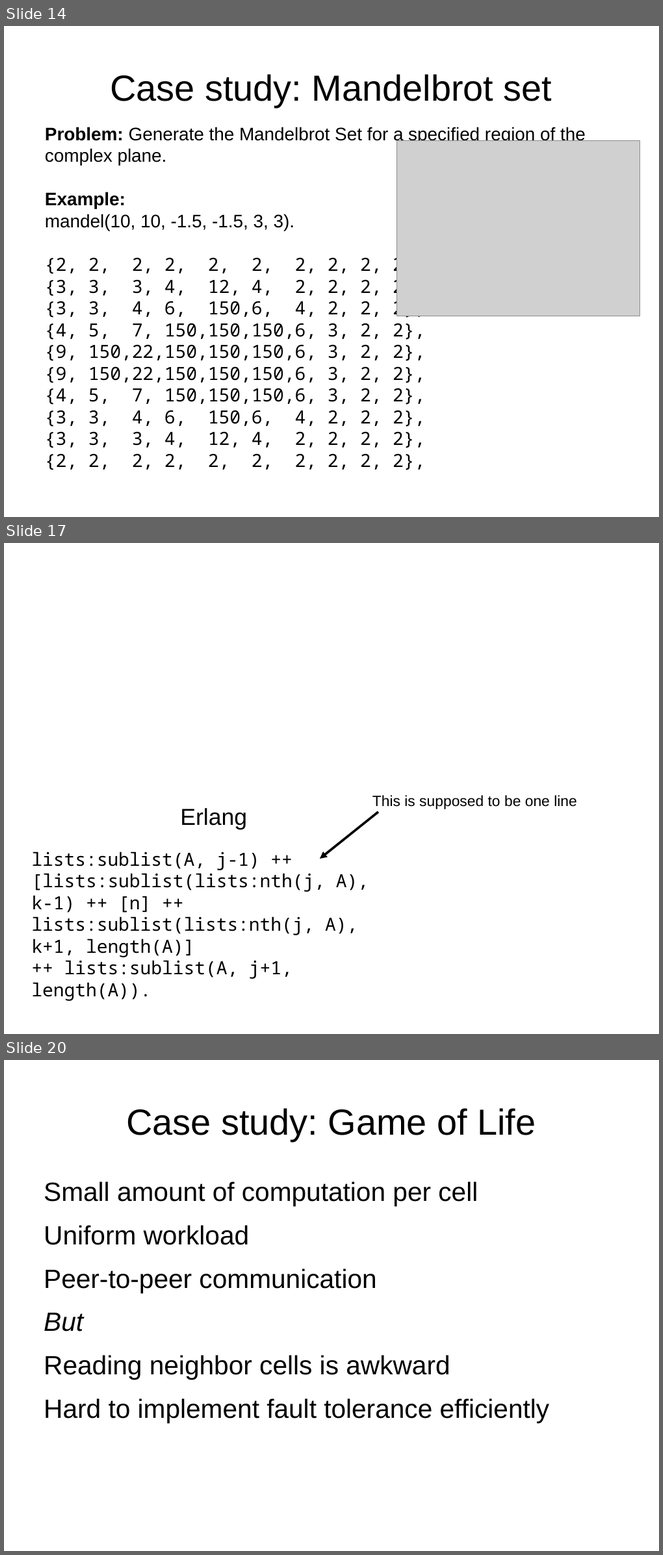
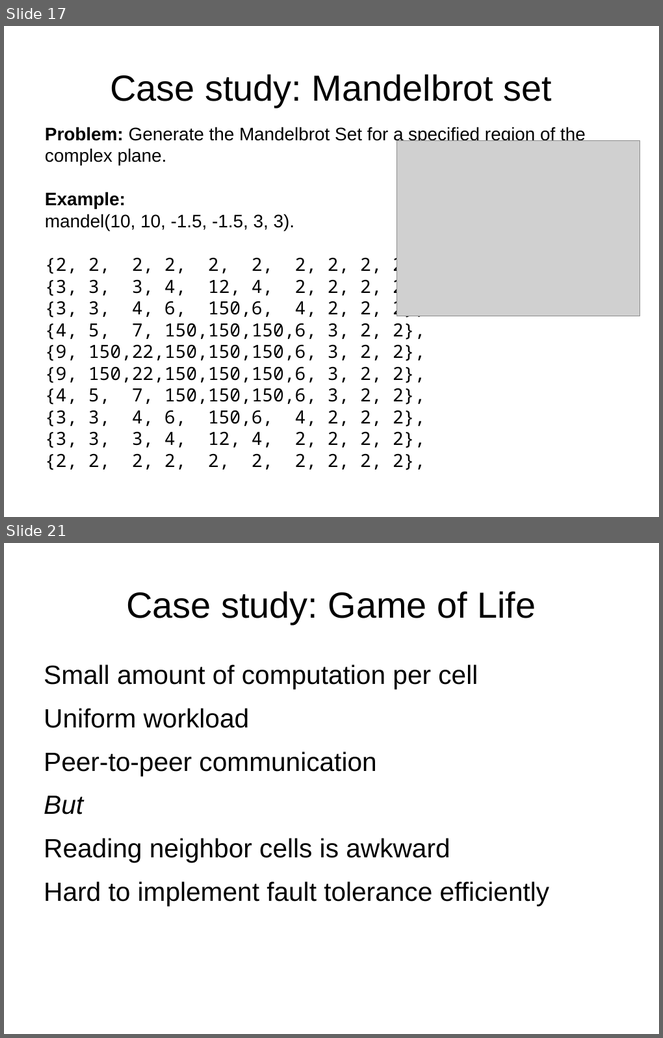
Before and after one commit to FractalDesigns/cowichan-1, a slide deck: miscellaneous/2010-12/slides.odp. Shown one above the other, each under a label of ours: slides 14, 17 and 20 before the commit, slides 17 and 21 after it; the slides between them are not shown. The pictures are 663x1555 and 663x1038 pixels, drawn with LibreOffice and Linux fonts; fonts in the diff are those of the drawing; grey boxes stand for pictures; background and template pictures are left out. Boxes give left, top, right and bottom in pixels: in the first picture for what was removed or moved away, otherwise in the second. Text is boxed around its words. In the diff, an @@ line names an element or a change of style, - is before the commit and + after.

```diff
--- a/miscellaneous/2010-12/slides.odp
+++ b/miscellaneous/2010-12/slides.odp
@@ slide 17 removed at <box>4,543,659,1034</box>, background picture (left out) @@
@@ text removed at <box>373,795,577,809</box> @@
-This is supposed to be one line
@@ text removed at <box>31,808,369,979</box> @@
-Erlang
-lists:sublist(A, j-1) ++
-[lists:sublist(lists:nth(j, A), k-1) ++ [n] ++ lists:sublist(lists:nth(j, A), k+1, length(A)]
-++ lists:sublist(A, j+1, length(A)).
@@ arrow removed from (378, 812) to (320, 859) @@
@@ what was slide 14 is now slide 17 @@
@@ what was slide 20 is now slide 21 @@
```
Also in this commit, not shown: 12 slides changed, 2 slides added, 1 other slide removed, 3 other files.
